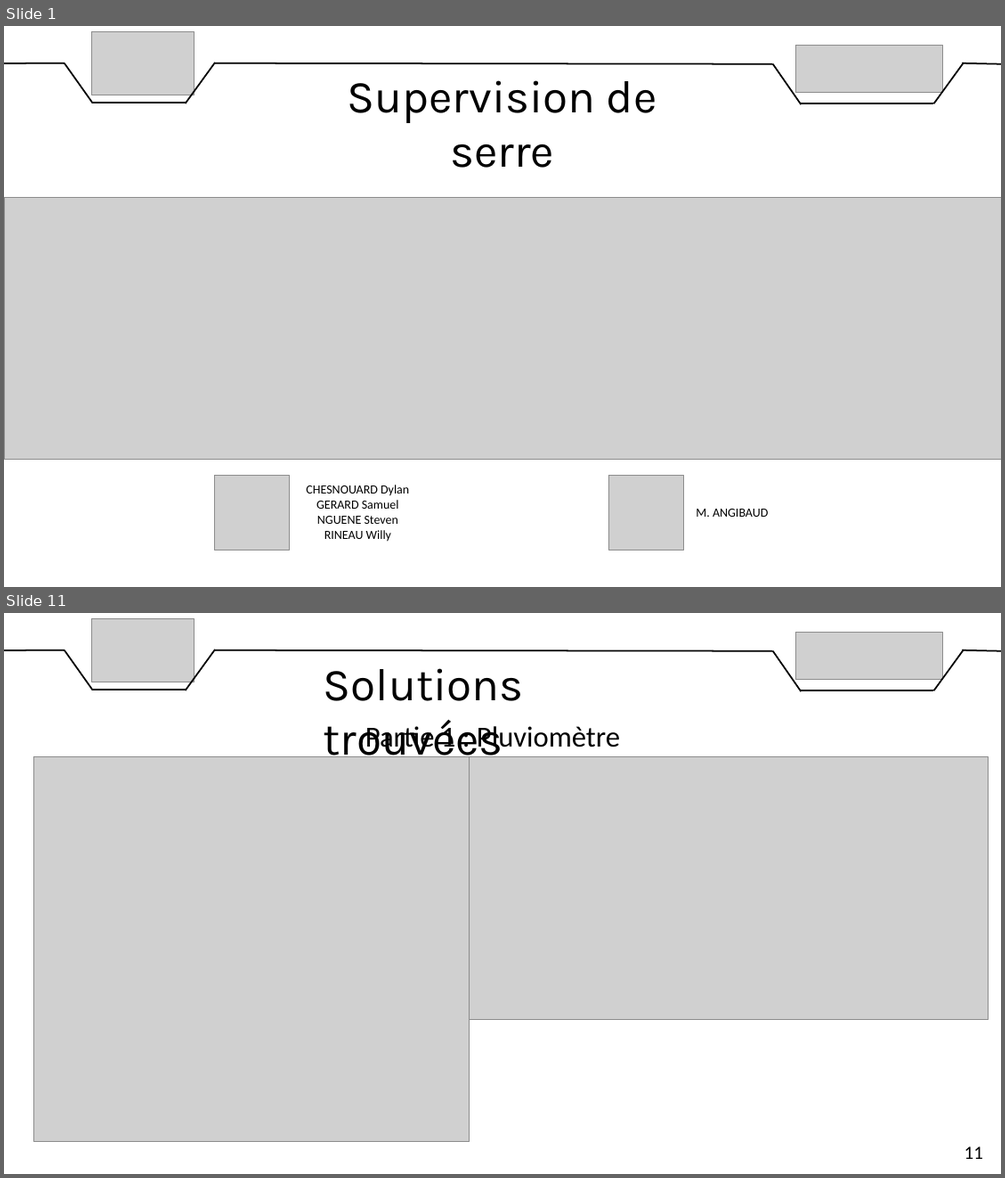
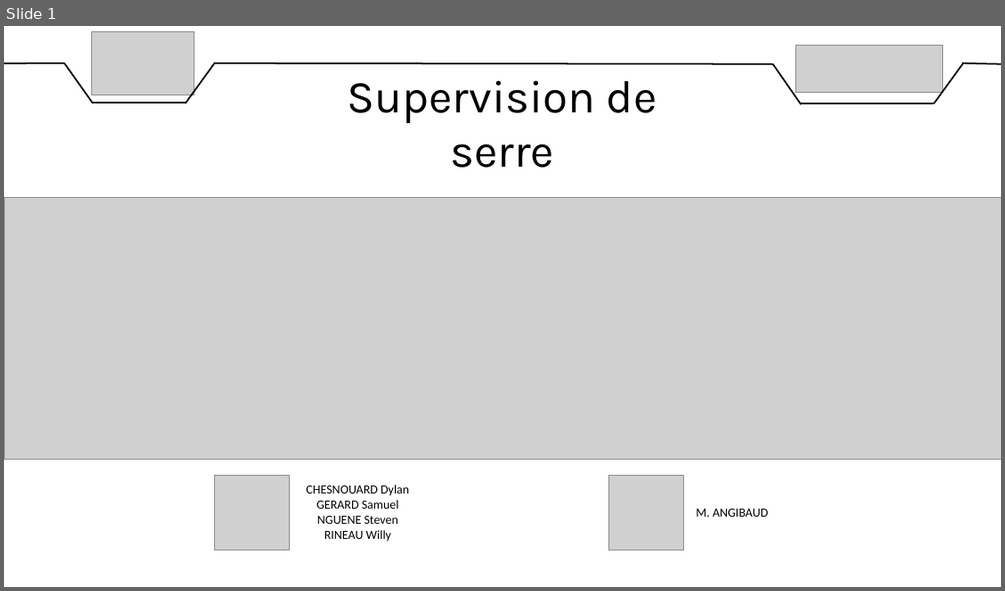
Before and after one commit to DylanChe/SupervisionSerre, a slide deck: oral_projet/revue_3/diaporama_revue_3_dylan.pptx. Shown one above the other, each under a label of ours: slides 1 and 11 before the commit, slide 1 after it; the slides between them are not shown. The pictures are 1005x1178 and 1005x591 pixels, drawn with LibreOffice and Linux fonts; fonts in the diff are those of the drawing; grey boxes stand for pictures. Boxes give left, top, right and bottom in pixels: in the first picture for what was removed or moved away, otherwise in the second. Text is boxed around its words. In the diff, an @@ line names an element or a change of style, - is before the commit and + after.

```diff
--- a/oral_projet/revue_3/diaporama_revue_3_dylan.pptx
+++ b/oral_projet/revue_3/diaporama_revue_3_dylan.pptx
@@ slide 11 removed at [4, 613, 1001, 1174], background #FFFFFF @@
@@ picture removed at [91, 618, 194, 682] @@
@@ picture removed at [796, 633, 943, 679] @@
@@ line removed from (4, 650) to (65, 650) @@
@@ line removed from (65, 650) to (92, 690) @@
@@ line removed from (215, 649) to (185, 690) @@
@@ line removed from (214, 650) to (773, 651) @@
@@ line removed from (773, 651) to (801, 691) @@
@@ line removed from (963, 649) to (933, 690) @@
@@ line removed from (962, 650) to (1001, 651) @@
@@ line removed from (92, 690) to (186, 690) @@
@@ text removed at [324, 668, 524, 766] @@
-Solutions trouvées
@@ line removed from (801, 690) to (933, 690) @@
@@ text removed at [365, 722, 620, 754] @@
-Partie 1 : Pluviomètre
@@ picture removed at [34, 756, 469, 1141] @@
@@ picture removed at [469, 756, 988, 1019] @@
@@ text removed at [964, 1146, 983, 1159] @@
-11
```
Also in this commit, not shown: 5 slides changed, 6 other slides removed.
